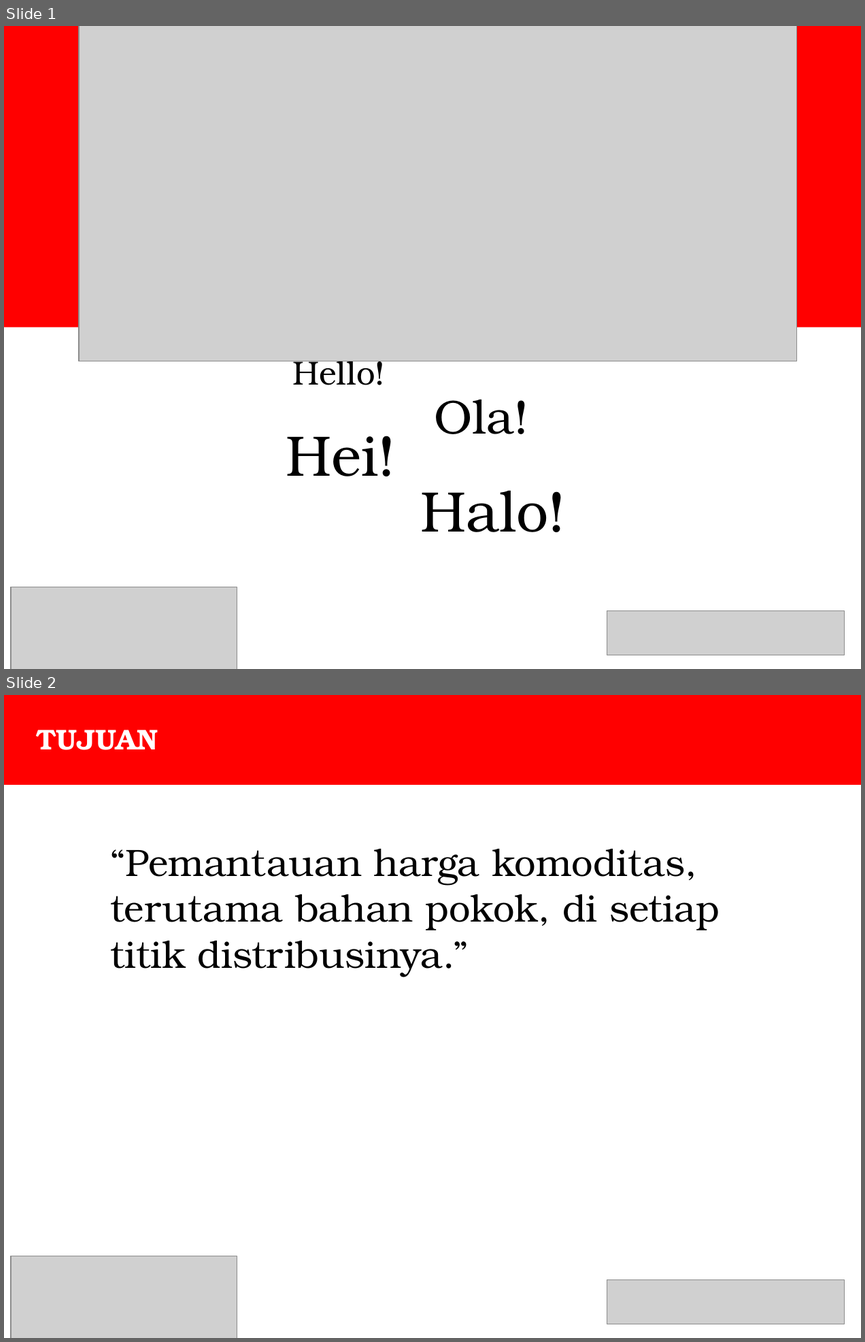
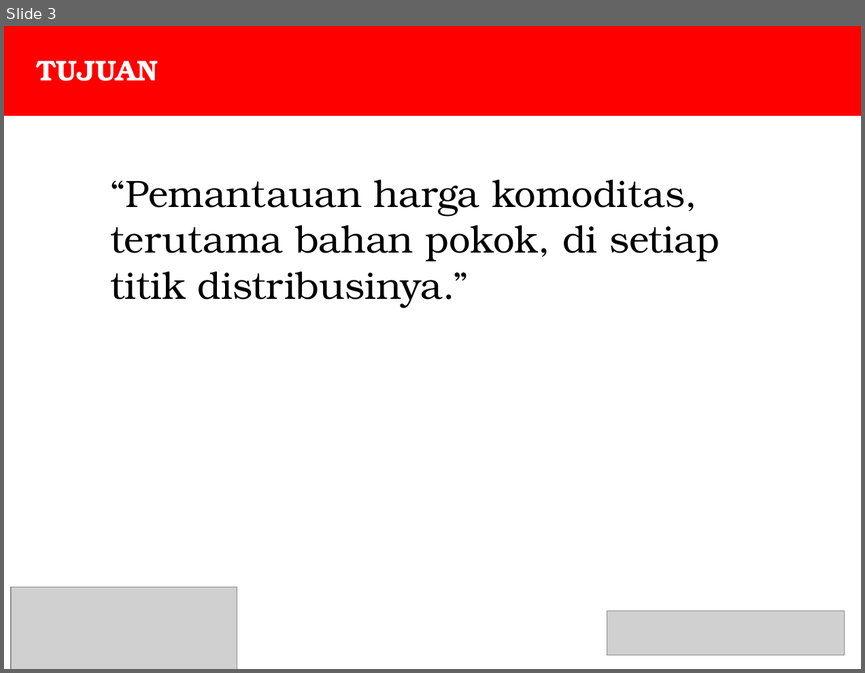
Before and after one commit to aryonp/hai, a slide deck: PRESENTASI.pptx. Shown one above the other, each under a label of ours: slides 1 and 2 before the commit, slide 3 after it. The pictures are 865x1342 and 865x673 pixels, drawn with LibreOffice and Linux fonts; fonts in the diff are those of the drawing; grey boxes stand for pictures. Boxes give left, top, right and bottom in pixels: in the first picture for what was removed or moved away, otherwise in the second. Text is boxed around its words. In the diff, an @@ line names an element or a change of style, - is before the commit and + after.

```diff
--- a/PRESENTASI.pptx
+++ b/PRESENTASI.pptx
@@ slide 1 removed at [4,26,861,669], background #FFFFFF @@
@@ rectangle removed at [4,26,861,327] @@
@@ picture removed at [79,26,797,361] @@
@@ text removed at [292,353,385,385] @@
-Hello!
@@ text removed at [434,399,528,434] @@
-Ola!
@@ text removed at [286,435,395,476] @@
-Hei!
@@ text removed at [421,490,566,532] @@
-Halo!
@@ picture removed at [11,587,237,669] @@
@@ picture removed at [607,610,844,655] @@
@@ what was slide 2 is now slide 3 @@
```
Also in this commit, not shown: 2 slides added, 1 other file.
